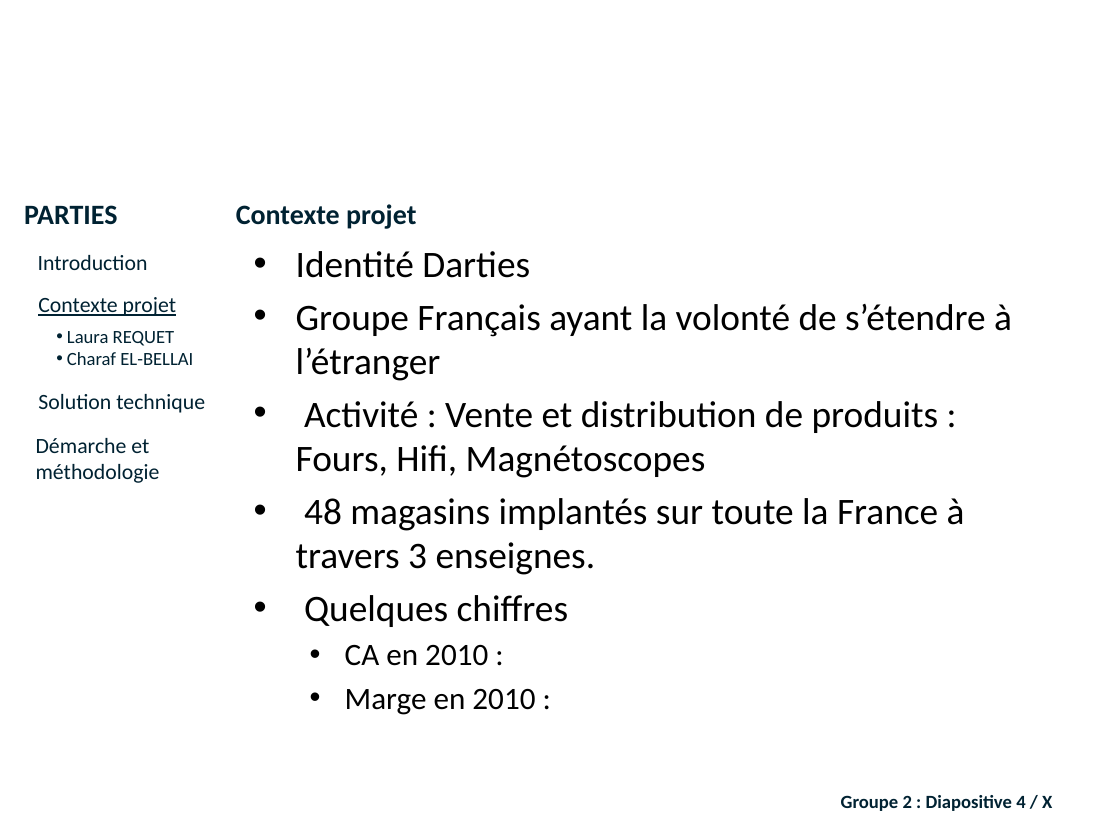
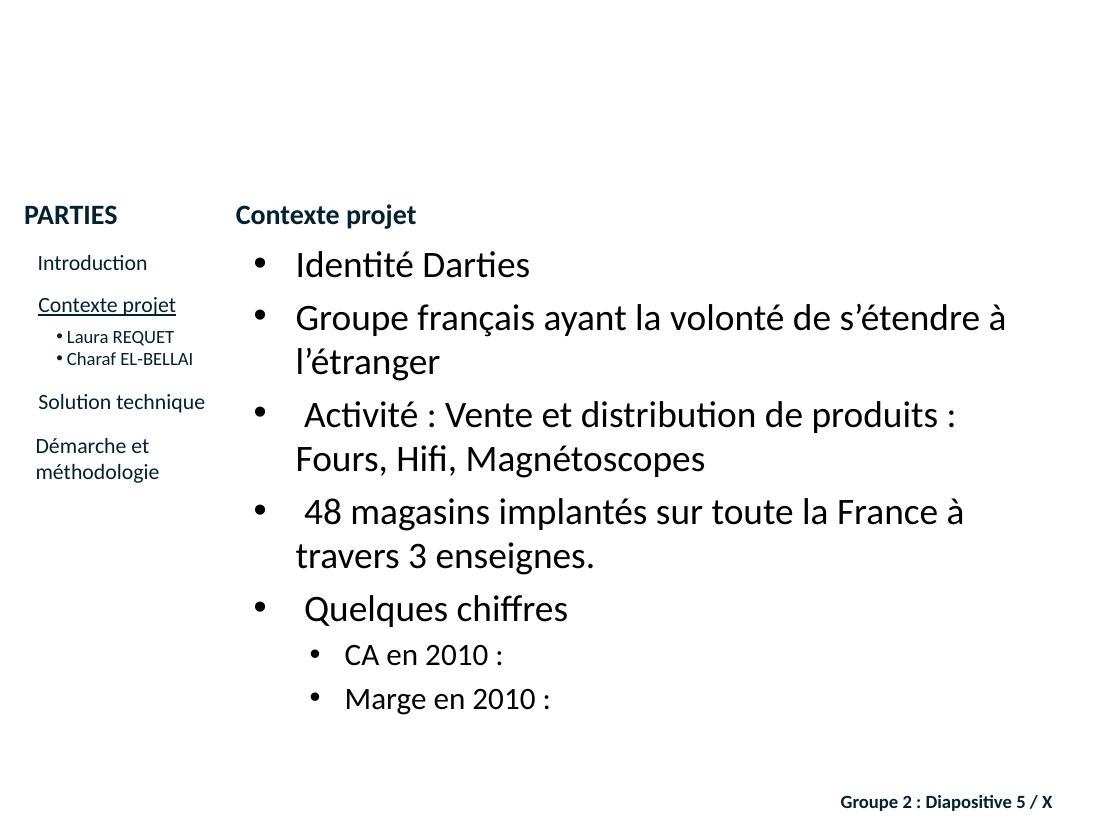
Before and after one commit to lobtec/dartiesgroupe2, a slide deck: slide 5 of PROJET/Soutenance Finale/Présentation finale.pptx (slide 4 before the commit). Drawn at 1120x840 pixels with LibreOffice and Linux fonts; fonts in the diff are those of the drawing; background and template pictures are left out. Boxes give left, top, right and bottom in pixels: in the first picture for what was removed or moved away, otherwise in the second. Text is boxed around its words. In the diff, an @@ line names an element or a change of style, - is before the commit and + after.

```diff
--- a/PROJET/Soutenance Finale/Présentation finale.pptx
+++ b/PROJET/Soutenance Finale/Présentation finale.pptx
@@ text at (296,303,1007,381): text changed @@
-• Groupe Français ayant la volonté de s’étendre à l’étranger
+• Groupe français ayant la volonté de s’étendre à l’étranger
@@ text at (841,795,1052,811): text changed @@
-Groupe 2 : Diapositive 4 / X
+Groupe 2 : Diapositive 5 / X
```
Also in this commit, not shown: 12 other slides changed, 48 slides added, 2 slides removed.
